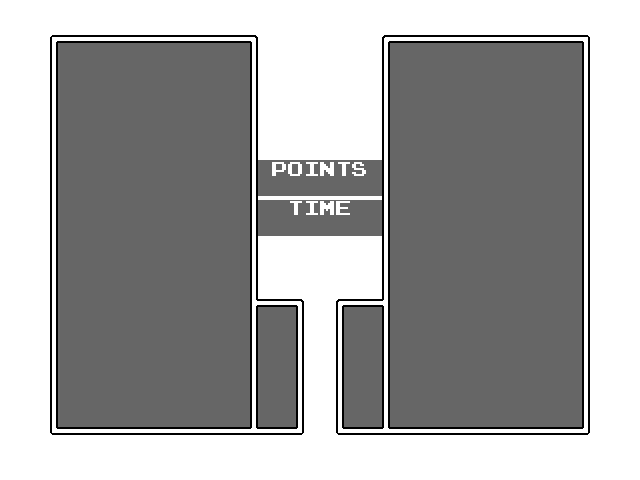
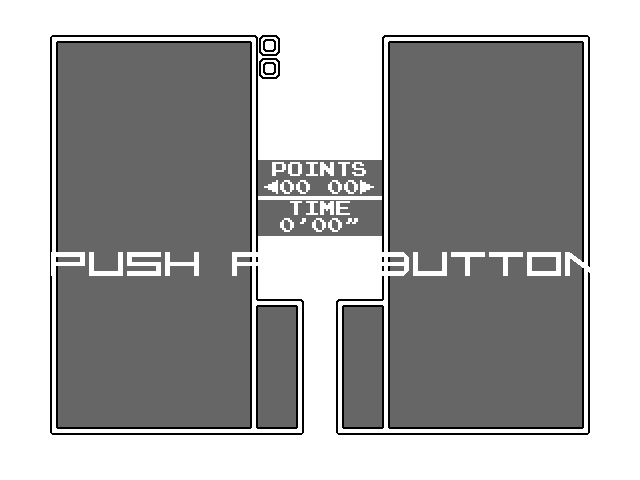
Layered file, before and after one edit (640x480). Changes by layer:
added layer "Clipboard" above "READY" over [259, 35, 280, 79]
renamed "◀0 0▶" to "◀00 00▶", showed it, painted on it over [264, 180, 374, 194]
showed "0’00”" over [280, 218, 358, 232]
added layer "PUSH ANY BUTTON!" above "Layer" over [51, 252, 590, 276]
